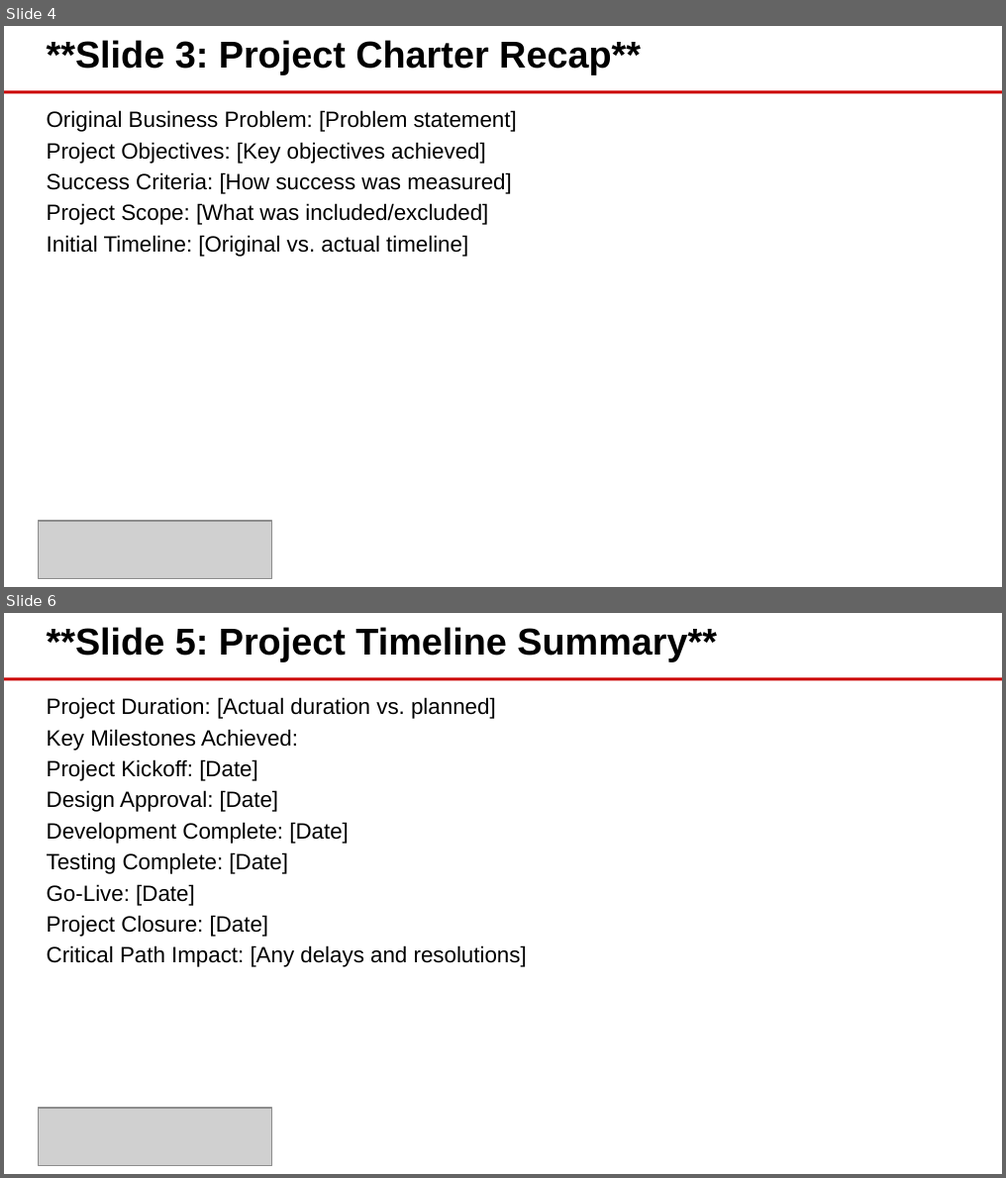
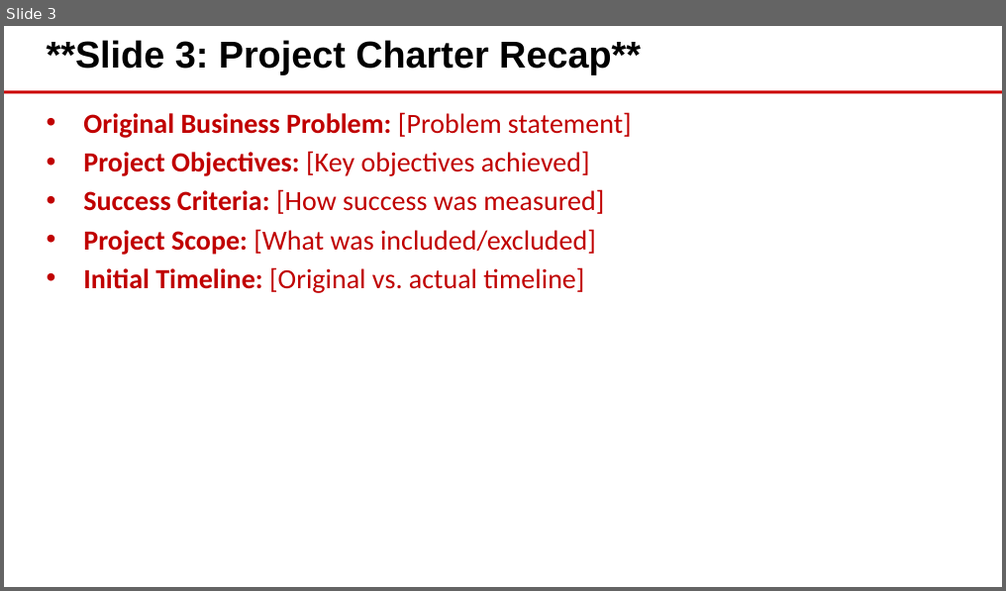
Before and after one commit to eoframework/solutions, a slide deck: solution-template/sample-provider/sample-category/sample-solution/delivery/closeout-presentation.pptx. Shown one above the other, each under a label of ours: slides 4 and 6 before the commit, slide 3 after it; the slides between them are not shown. The pictures are 1006x1178 and 1006x591 pixels, drawn with LibreOffice and Linux fonts; fonts in the diff are those of the drawing; grey boxes stand for pictures; background and template pictures are left out. Boxes give left, top, right and bottom in pixels: in the first picture for what was removed or moved away, otherwise in the second. Text is boxed around its words. In the diff, an @@ line names an element or a change of style, - is before the commit and + after.

Commit message:
Update solution templates and document builder
- Enhance solution-doc-builder.py with improved formatting
- Update Word template for better document generation
- Refresh solution template documents across delivery and presales
- Update statement-of-work with latest content

```diff
--- a/solution-template/sample-provider/sample-category/sample-solution/delivery/closeout-presentation.pptx
+++ b/solution-template/sample-provider/sample-category/sample-solution/delivery/closeout-presentation.pptx
@@ slide 6 removed at bbox=[4, 613, 1002, 1174], background #FFFFFF; not listed: 1 template element that a slide beside it also shows @@
@@ text removed at bbox=[47, 627, 717, 663] @@
-**Slide 5: Project Timeline Summary**
@@ text removed at bbox=[47, 697, 527, 967] @@
-Project Duration: [Actual duration vs. planned]
-Key Milestones Achieved:
-Project Kickoff: [Date]
-Design Approval: [Date]
-Development Complete: [Date]
-Testing Complete: [Date]
-Go-Live: [Date]
-Project Closure: [Date]
-Critical Path Impact: [Any delays and resolutions]
@@ picture removed at bbox=[38, 1108, 271, 1165] @@
@@ what was slide 4 is now slide 3 @@
@@ slide 3 changed as well @@
@@ text "Original Business Problem: [Problem statement]" at bbox=[83, 112, 632, 293]: size 16 to 20 pt, font Arial to Calibri, text colour #000000 to #C00000; bold on in "Original Business Problem:", "Project Objectives:", "Success Criteria:", "Project Scope:" and 1 more places; bullet none to • @@
@@ picture removed at bbox=[38, 521, 271, 578] @@
```
Also in this commit, not shown: 32 other slides changed, 3 slides added, 3 other slides removed, 16 other files.
